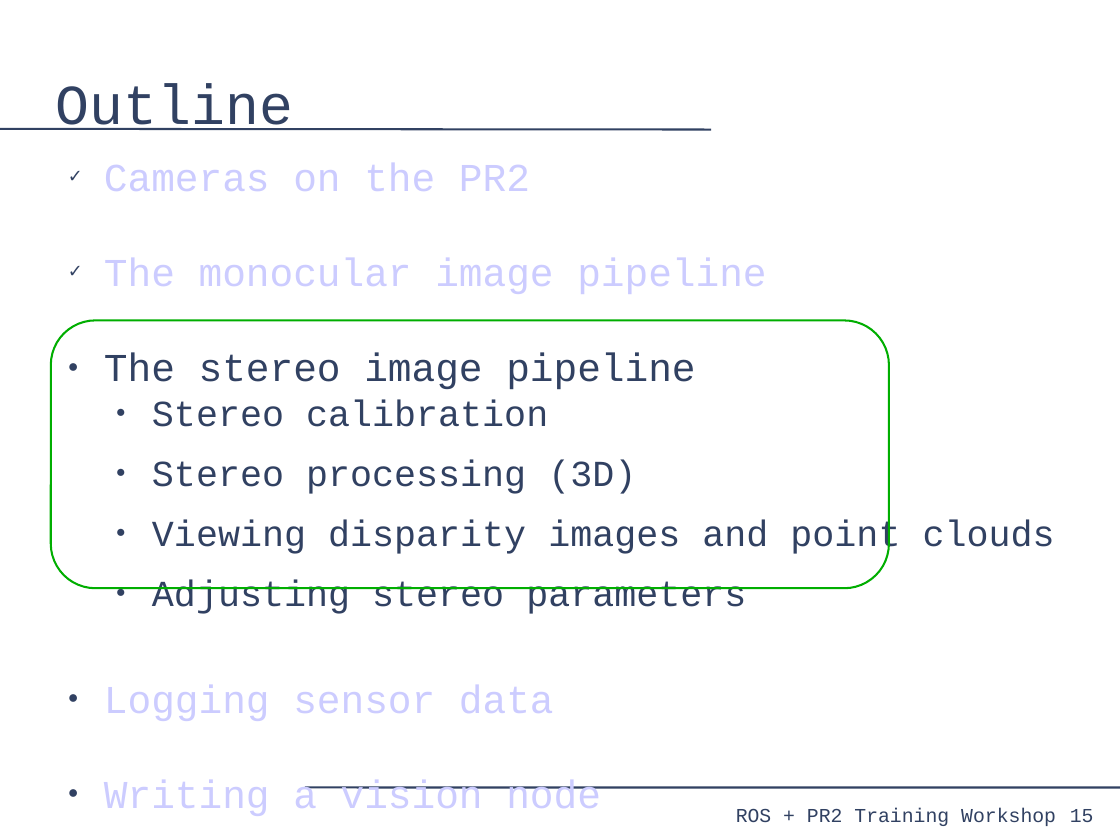
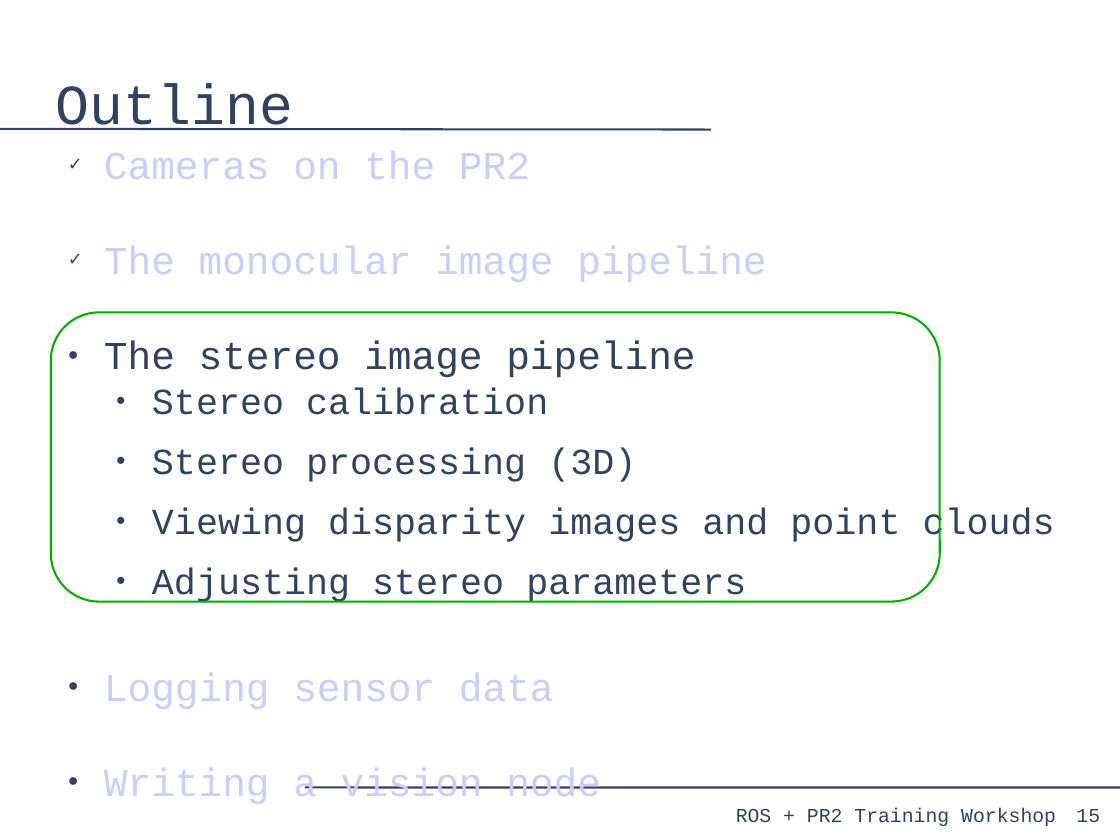
Before and after one commit to PR2/pr2_docs, a slide deck: slide 15 of pr2_training_workshop/processing_camera_data/slides.odp. Drawn at 1120x840 pixels with LibreOffice and Linux fonts; fonts in the diff are those of the drawing. Boxes give left, top, right and bottom in pixels: in the first picture for what was removed or moved away, otherwise in the second. Text is boxed around its words. In the diff, an @@ line names an element or a change of style, - is before the commit and + after.

```diff
--- a/pr2_training_workshop/processing_camera_data/slides.odp
+++ b/pr2_training_workshop/processing_camera_data/slides.odp
@@ text "Cameras on the PR2" rewrapped from (x1=104, y1=163, x2=1055, y2=808) to (x1=104, y1=151, x2=1055, y2=804) @@
@@ rounded rectangle resized from (x1=51, y1=320, x2=889, y2=588) to (x1=51, y1=312, x2=940, y2=602) @@
@@ page number moved from (x1=1070, y1=809, x2=1094, y2=822) to (x1=1076, y1=809, x2=1100, y2=822) @@
```
Also in this commit, not shown: 58 other slides changed.
